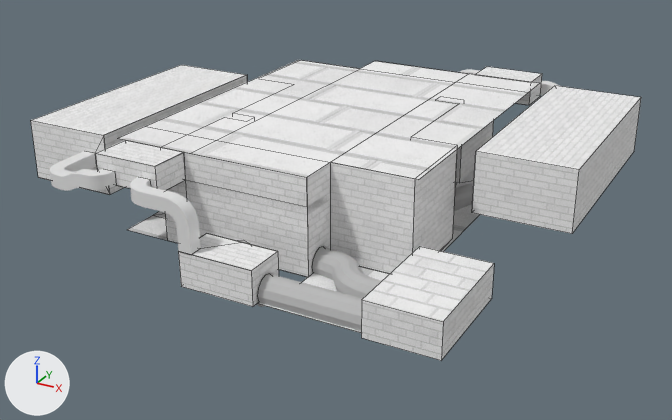
One commit to the Blender file FPS Game/Assets/Models/La_Canal.blend: the scene before it, then after it.
One viewpoint serves both versions: a 50 mm lens placed at (64.3, -120.9, 56.9), pointed at (-0.2, -3.7, -1.7). The lights are fixed; the arrows at lower left show +X, +Y and +Z. Mesh edges are drawn as thin lines on the coarser meshes.

Names of what the first picture shows: 'rury', 'sciany', 'sciany.001', 'wenty'.
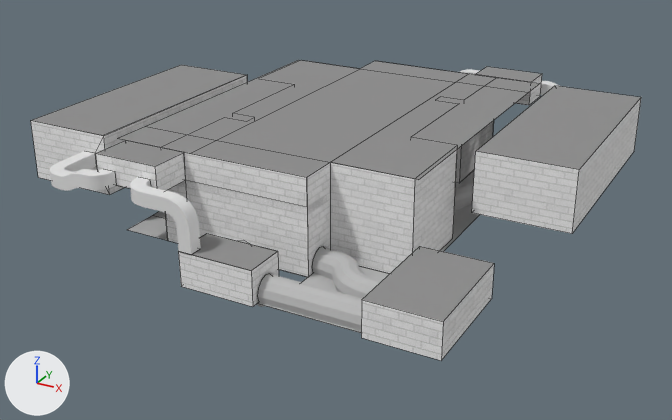
Pixel boxes (x1, y1, x2, y2) of what changed, in the pictures (672 x 420 px):
'sciany', modifiers changed, reshaped
    both: (31, 60, 641, 360)
'sufity', now drawn
    after: (31, 60, 641, 321)
'podlogi', now drawn
    after: (127, 171, 479, 332)

The change in detail:
Object 'sciany' (ob_sciany) has a BOOLEAN modifier named 'Boolean'.
Modifier setting removed (it was object = ob_sufity).
Object 'sciany' (ob_sciany) has a BOOLEAN modifier named 'Boolean.001'.
Modifier setting removed (it was object = ob_podlogi).
Object 'podlogi' (ob_podlogi) gains a BOOLEAN modifier named 'Boolean'.
Modifier setting: object = ob_cube.
